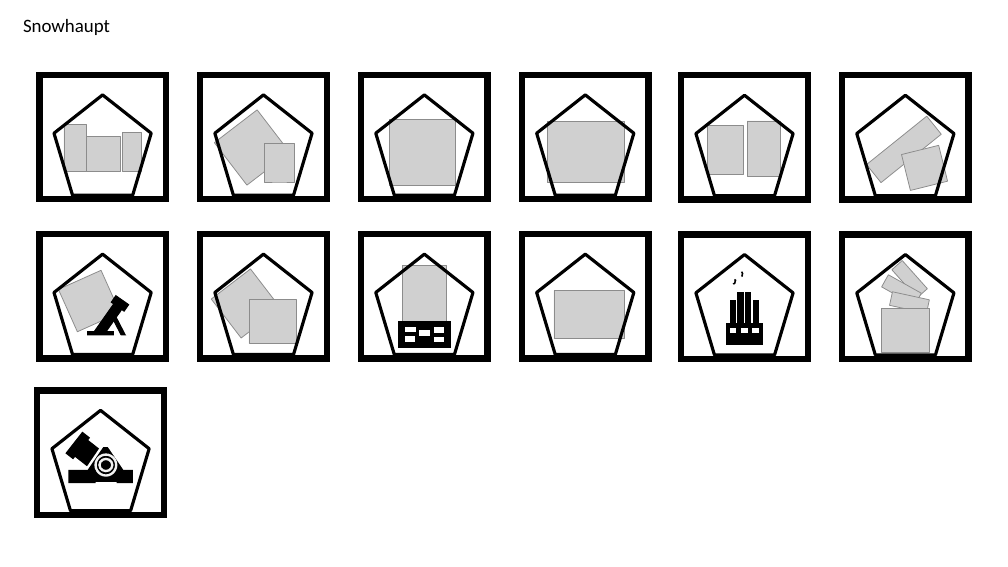
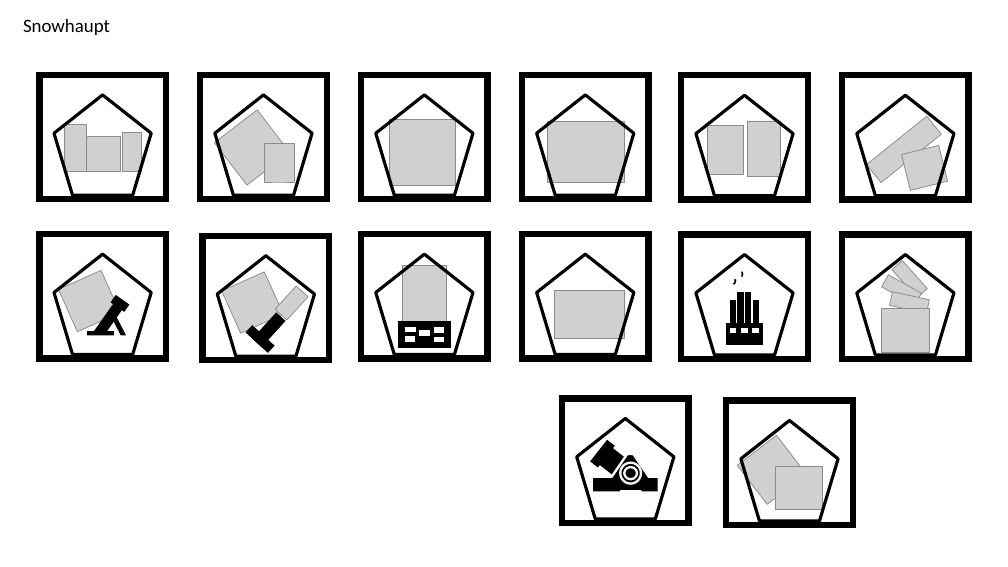
Before and after one commit to alexliuhust/JS_ChessGames, a slide deck: slide 5 of image process/drawings.pptx. Drawn at 1008x567 pixels with LibreOffice and Linux fonts; fonts in the diff are those of the drawing; grey boxes stand for pictures; background and template pictures are left out. Boxes give left, top, right and bottom in pixels: in the first picture for what was removed or moved away, otherwise in the second. Text is boxed around its words. In the diff, an @@ line names an element or a change of style, - is before the commit and + after.

```diff
--- a/image process/drawings.pptx
+++ b/image process/drawings.pptx
@@ group added at <box>203,236,329,361</box>: 3 rectangles, 2 pictures, 1 pentagon @@
@@ rectangle: place and size @@
-rectangle at <box>75,441,116,479</box>
+rectangle at <box>600,448,641,487</box>
@@ 2 pictures, 1 rectangle, 1 pentagon: place and size @@
-2 pictures, 1 rectangle, 1 pentagon at <box>200,234,327,359</box>
+2 pictures, 1 rectangle, 1 pentagon at <box>727,401,853,526</box>
@@ 5 rectangles, 2 ellipses, 1 pentagon, 1 triangle: place and size @@
-5 rectangles, 2 ellipses, 1 pentagon, 1 triangle at <box>37,390,163,515</box>
+5 rectangles, 2 ellipses, 1 pentagon, 1 triangle at <box>562,399,688,523</box>
```
Also in this commit, not shown: 1 other slide changed, 4 other files.
